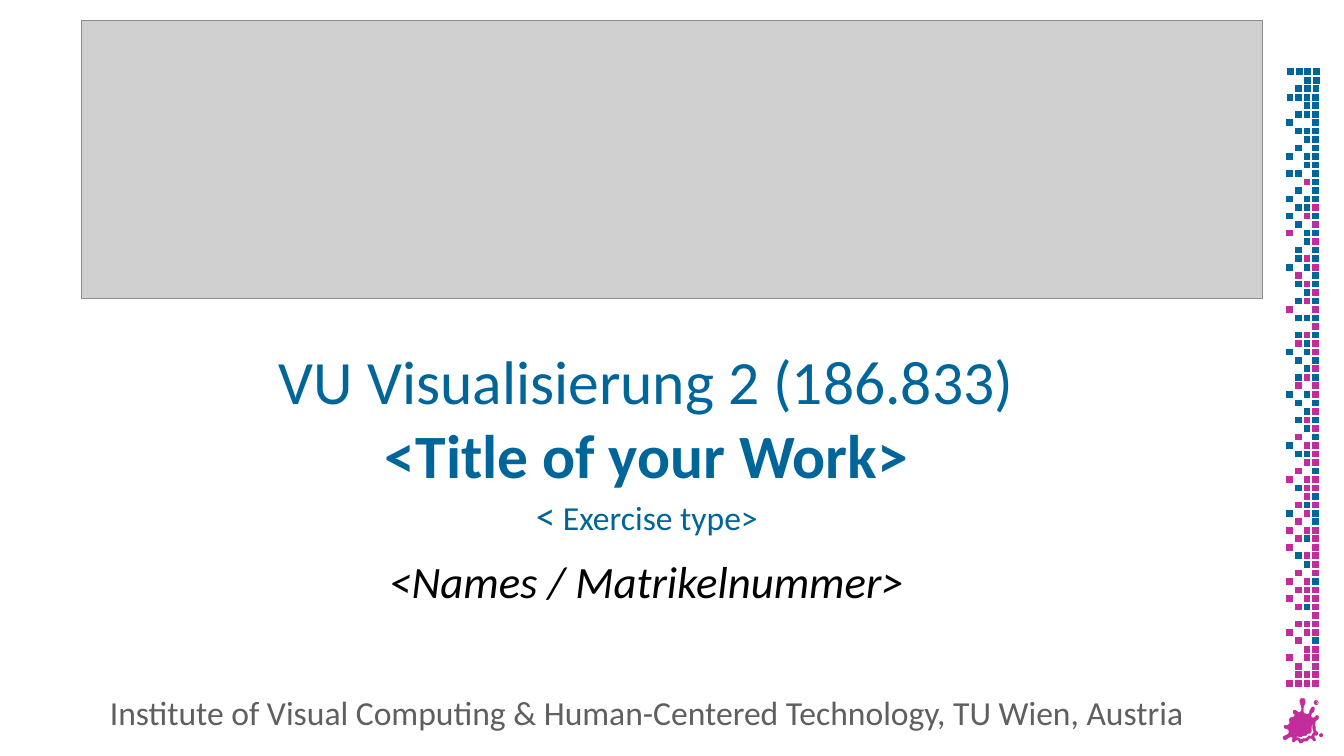
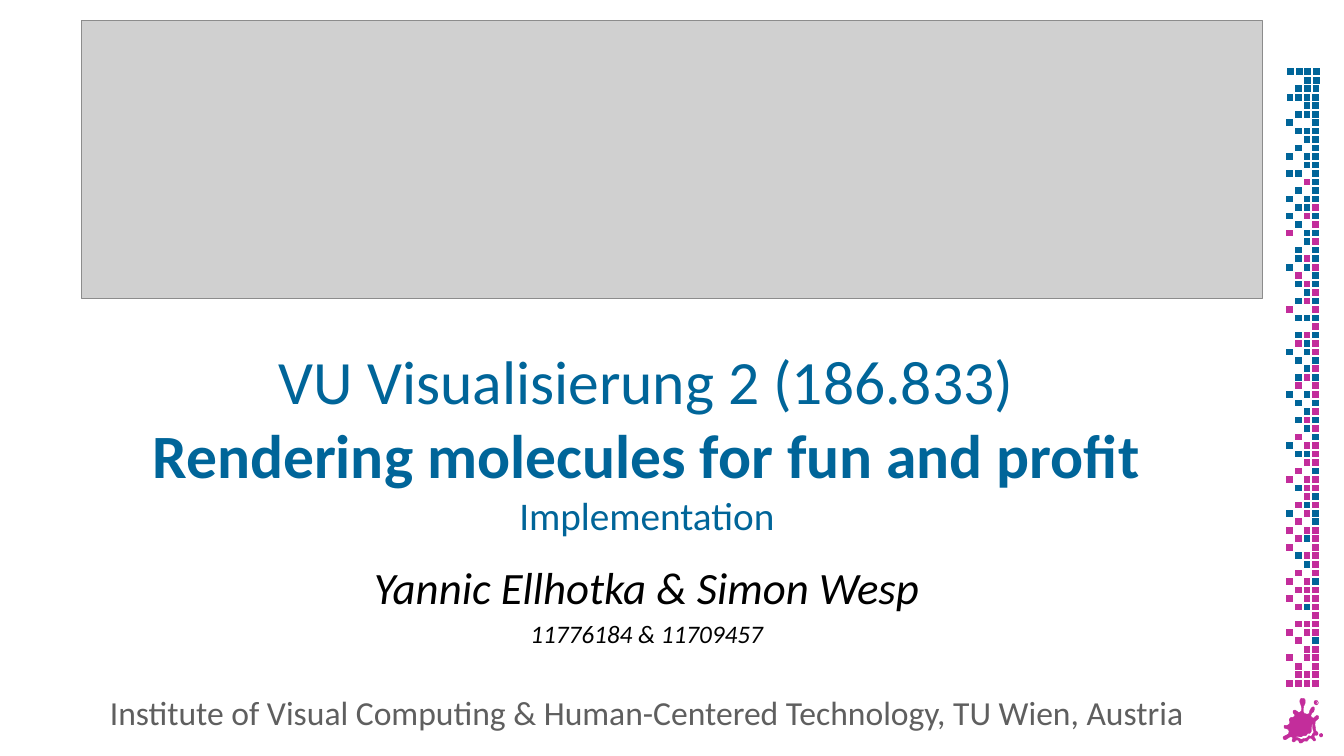
Before and after one commit to YannicEl/Vis2-RTVis-2024WS, a slide deck: slide 1 of presentation 1/slides.pptx. Drawn at 1344x756 pixels with LibreOffice and Linux fonts; fonts in the diff are those of the drawing; grey boxes stand for pictures; background and template pictures are left out. Boxes give left, top, right and bottom in pixels: in the first picture for what was removed or moved away, otherwise in the second. Text is boxed around its words. In the diff, an @@ line names an element or a change of style, - is before the commit and + after.

```diff
--- a/presentation 1/slides.pptx
+++ b/presentation 1/slides.pptx
@@ title at [152, 359, 1140, 537]: text changed @@
-VU Visualisierung 2 (186.833)
-<Title of your Work>
-< Exercise type>
+VU Visualisierung 2 (186.833)
+Rendering molecules for fun and profit
+Implementation
@@ subtitle at [374, 573, 919, 644]: text changed @@
-<Names / Matrikelnummer>
+Yannic Ellhotka & Simon Wesp
+11776184 & 11709457
```
Also in this commit, not shown: 3 other slides changed, 1 slide added, 1 slide removed.
